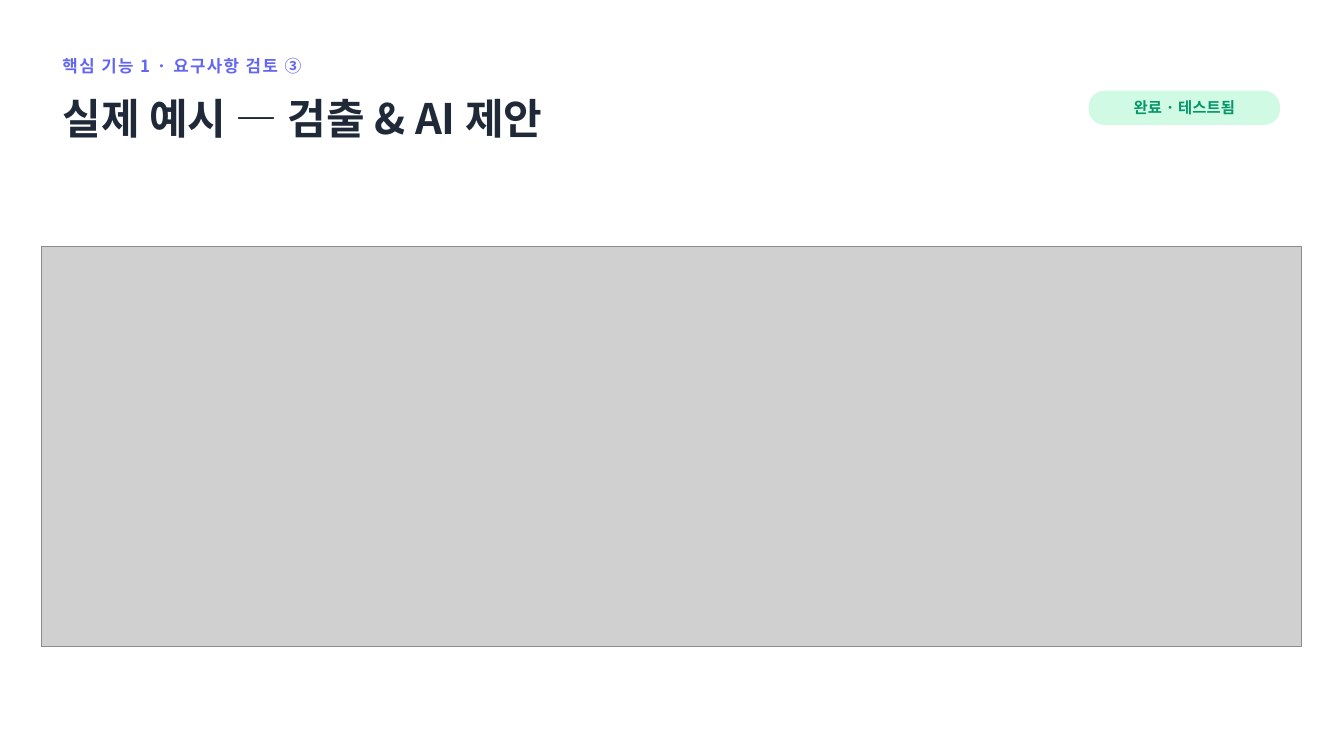
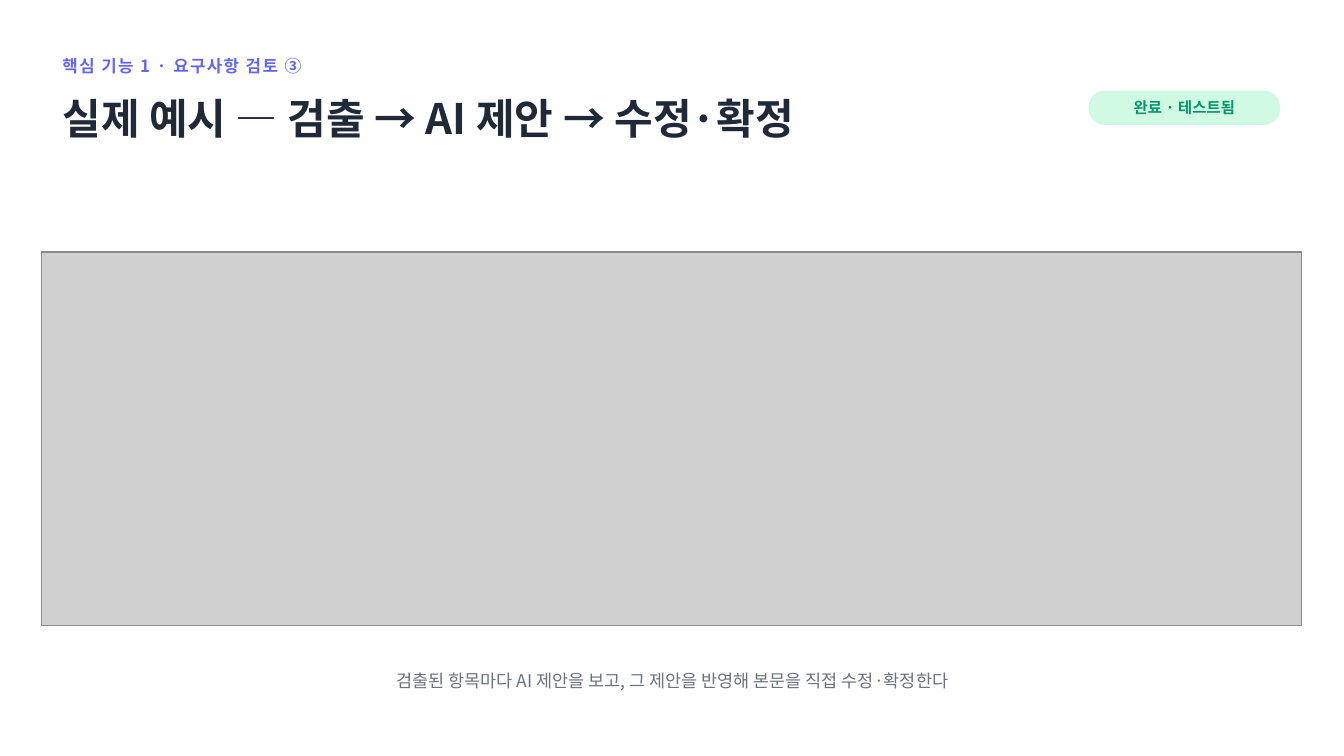
Before and after one commit to jihunhan98/semes-superrookie, a slide deck: slide 7 of docs/진행공유_요구사항자동화.pptx. Drawn at 1344x756 pixels with LibreOffice and Linux fonts; fonts in the diff are those of the drawing; grey boxes stand for pictures. Boxes give left, top, right and bottom in pixels: in the first picture for what was removed or moved away, otherwise in the second. Text is boxed around its words. In the diff, an @@ line names an element or a change of style, - is before the commit and + after.

```diff
--- a/docs/진행공유_요구사항자동화.pptx
+++ b/docs/진행공유_요구사항자동화.pptx
@@ text at (62, 98, 794, 138): text changed @@
-실제 예시 — 검출 & AI 제안
+실제 예시 — 검출 → AI 제안 → 수정·확정
@@ picture: place and size @@
-picture at (41, 247, 1302, 646)
+picture at (41, 252, 1302, 626)
@@ text added at (396, 672, 948, 690), 12.5 pt, text #6B7280 @@
+검출된 항목마다 AI 제안을 보고, 그 제안을 반영해 본문을 직접 수정·확정한다
```
Also in this commit, not shown: 1 other file.
